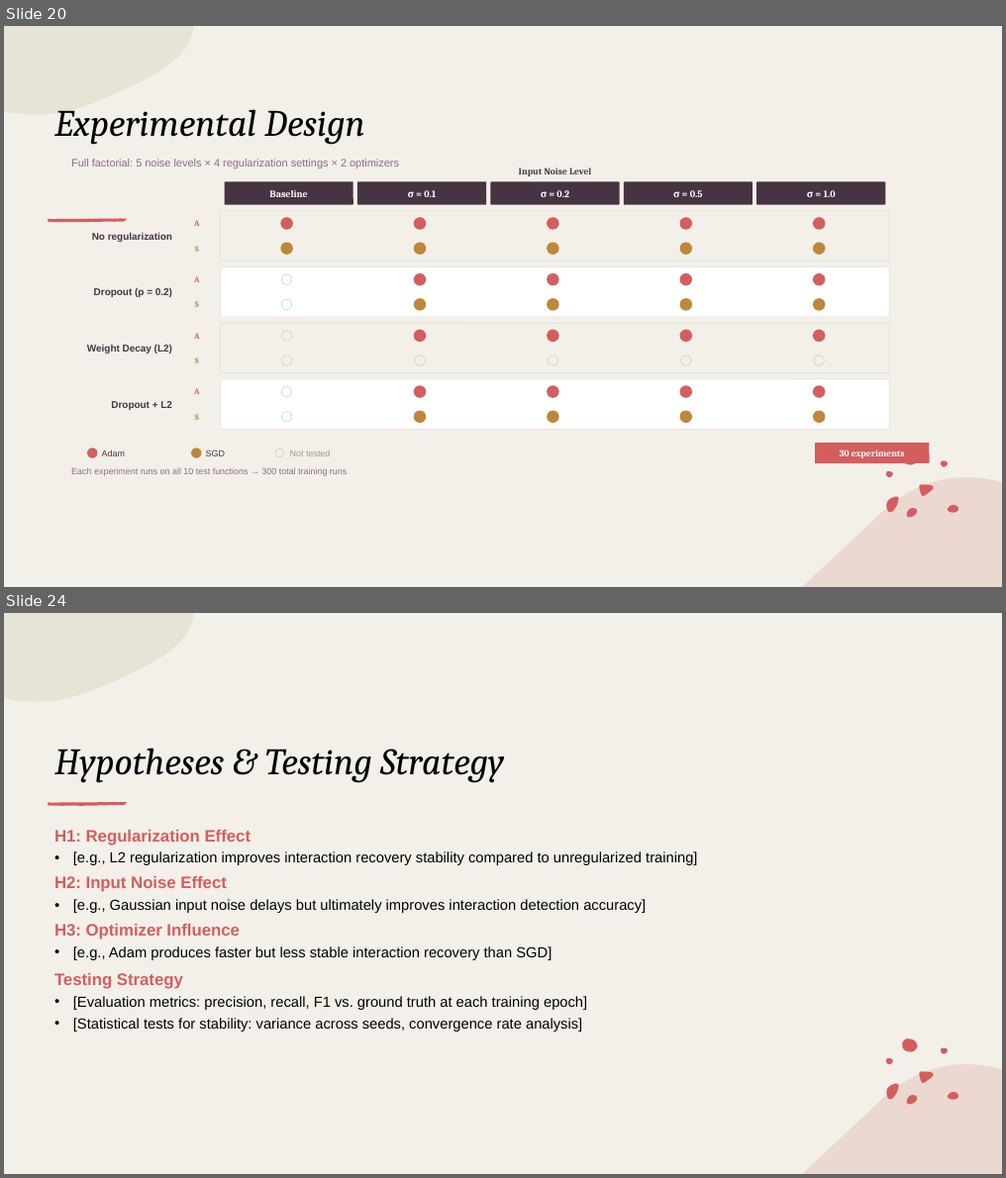
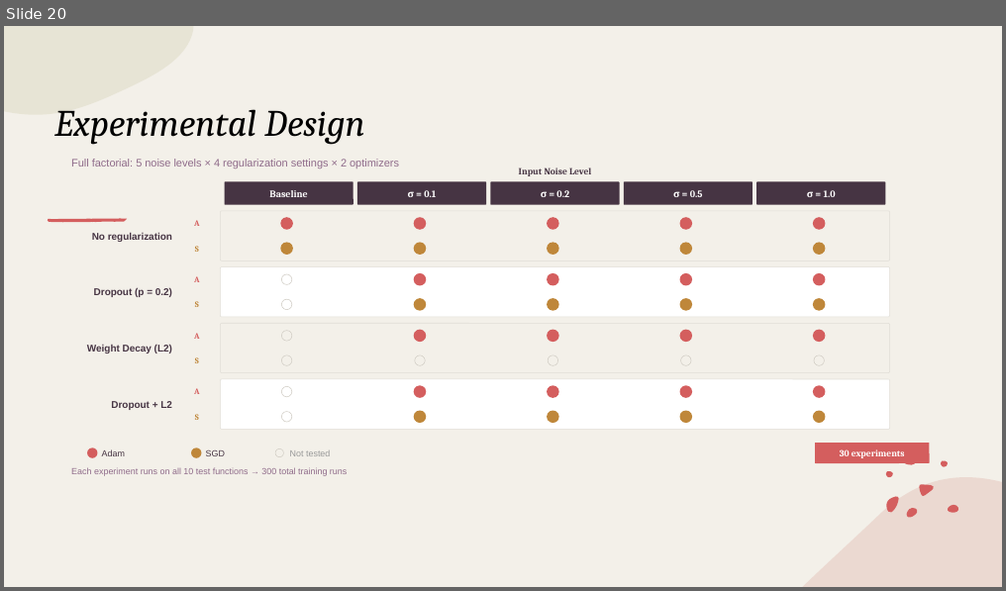
Before and after one commit to EdouarddDw/MLP-Interaction-Detection, a slide deck: mid term prezsention.pptx. Shown one above the other, each under a label of ours: slides 20 and 24 before the commit, slide 20 after it; the slides between them are not shown. The pictures are 1006x1178 and 1006x591 pixels, drawn with LibreOffice and Linux fonts; fonts in the diff are those of the drawing. Boxes give left, top, right and bottom in pixels: in the first picture for what was removed or moved away, otherwise in the second. Text is boxed around its words. In the diff, an @@ line names an element or a change of style, - is before the commit and + after.

```diff
--- a/mid term prezsention.pptx
+++ b/mid term prezsention.pptx
@@ slide 24 removed at bbox=[4, 613, 1002, 1174], background #F3F0E9; not listed: 9 template elements that a slide beside it also shows @@
@@ title removed at bbox=[54, 748, 504, 783] @@
-Hypotheses & Testing Strategy
@@ group removed at bbox=[48, 802, 127, 806]: 5 freeform shapes @@
@@ text removed at bbox=[54, 830, 697, 1032] @@
-H1: Regularization Effect
-• [e.g., L2 regularization improves interaction recovery stability compared to unregularized training]
-H2: Input Noise Effect
-• [e.g., Gaussian input noise delays but ultimately improves interaction detection accuracy]
-H3: Optimizer Influence
-• [e.g., Adam produces faster but less stable interaction recovery than SGD]
-Testing Strategy
-• [Evaluation metrics: precision, recall, F1 vs. ground truth at each training epoch]
-• [Statistical tests for stability: variance across seeds, convergence rate analysis]
```
Also in this commit, not shown: 6 slides changed, 12 slides added, 6 other slides removed, 3 other files.
